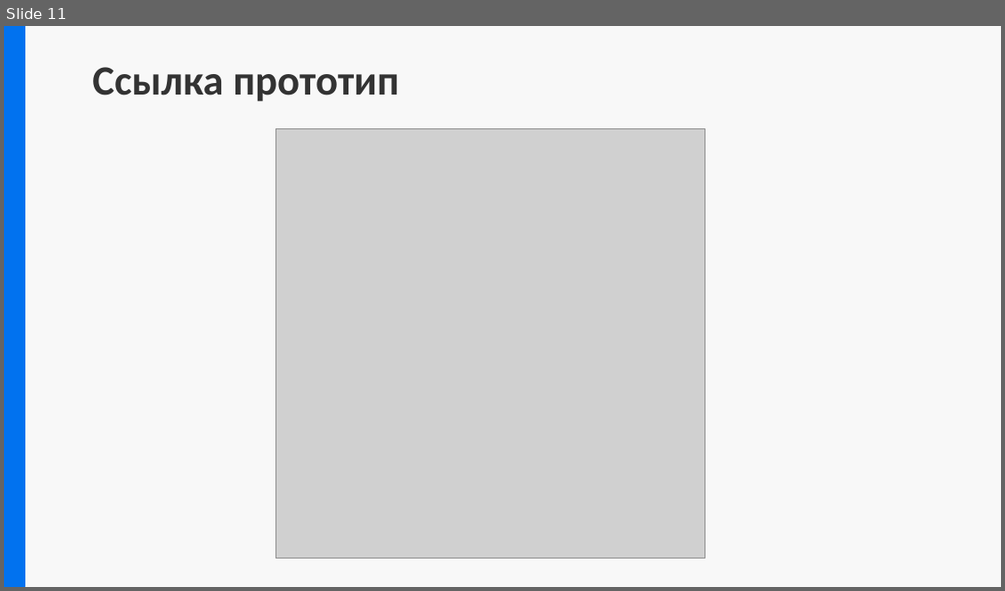
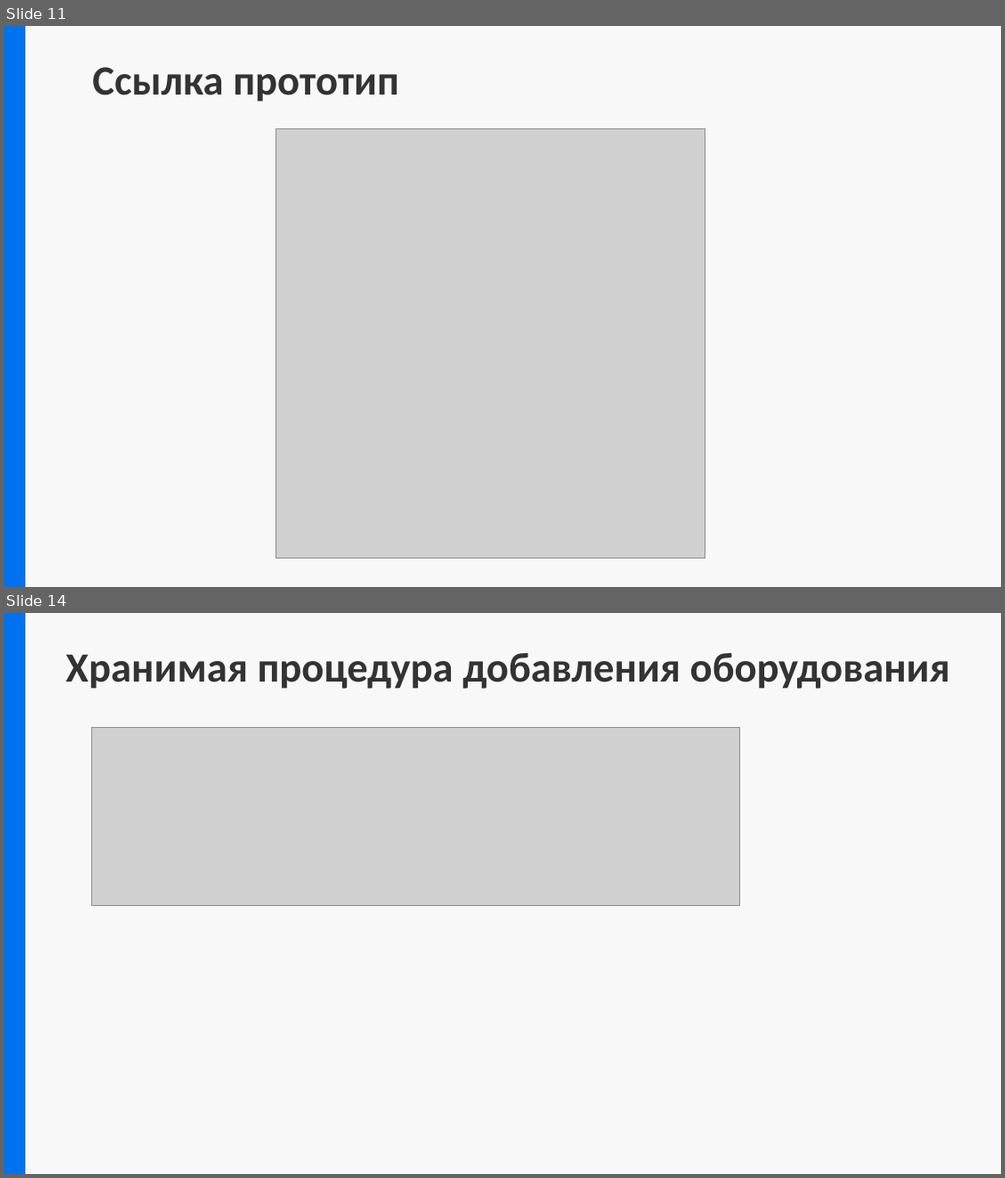
Before and after one commit to Comper123/MyCollege, a slide deck: docs/Предзащита.pptx. Shown one above the other, each under a label of ours: slide 11 before the commit, slides 11 and 14 after it; the slides between them are not shown. The pictures are 1005x591 and 1005x1178 pixels, drawn with LibreOffice and Linux fonts; fonts in the diff are those of the drawing; grey boxes stand for pictures. Boxes give left, top, right and bottom in pixels: in the first picture for what was removed or moved away, otherwise in the second. Text is boxed around its words. In the diff, an @@ line names an element or a change of style, - is before the commit and + after.

```diff
--- a/docs/Предзащита.pptx
+++ b/docs/Предзащита.pptx
@@ slide 14 added at <box>4,613,1001,1174</box>, background #F8F8F8; not listed: 4 template elements that a slide beside it also shows @@
@@ rectangle added at <box>4,613,24,1173</box>, fill #0172EF, outline #0172EF 2 pt @@
@@ title added at <box>65,653,950,689</box>, 30 pt, text #333333, bold @@
+Хранимая процедура добавления оборудования
@@ picture added at <box>92,728,740,905</box> @@
@@ rectangle added at <box>651,916,1001,1174</box>, fill #F8F8F8, outline #F8F8F8 2 pt @@
```
Also in this commit, not shown: 1 slide changed, 5 other slides added, 3 slides removed, 13 other files.
